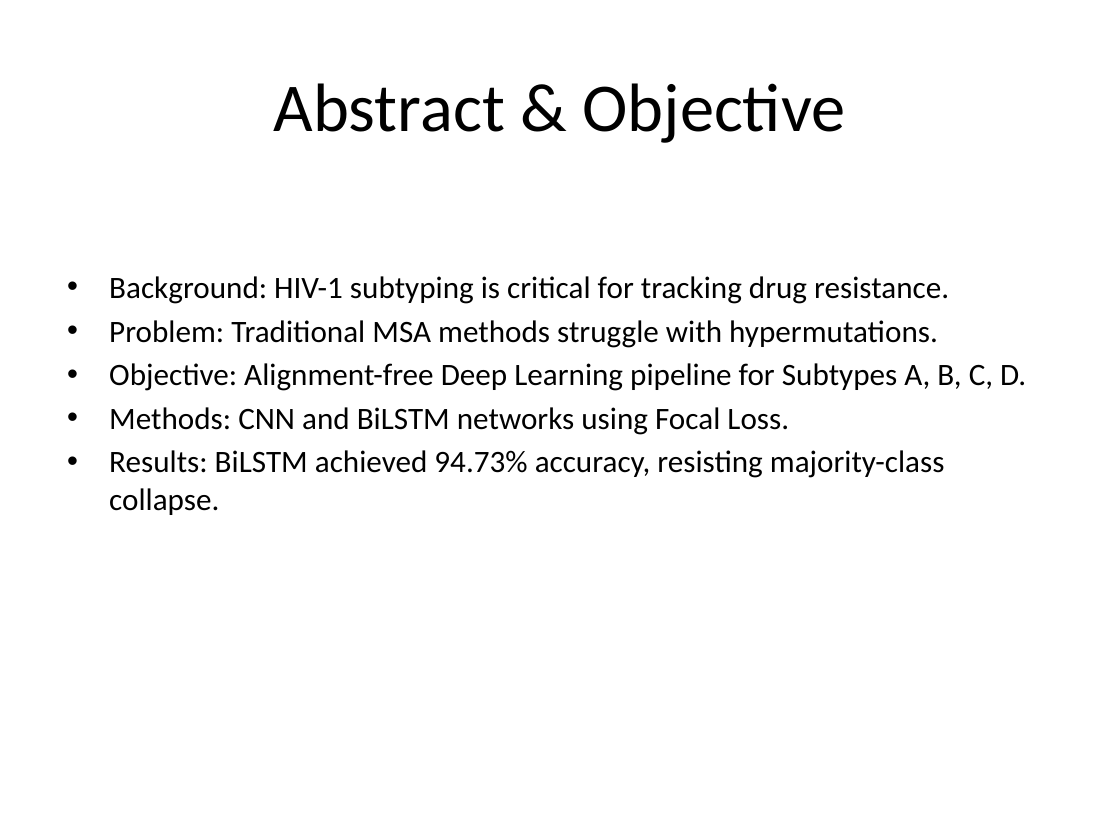
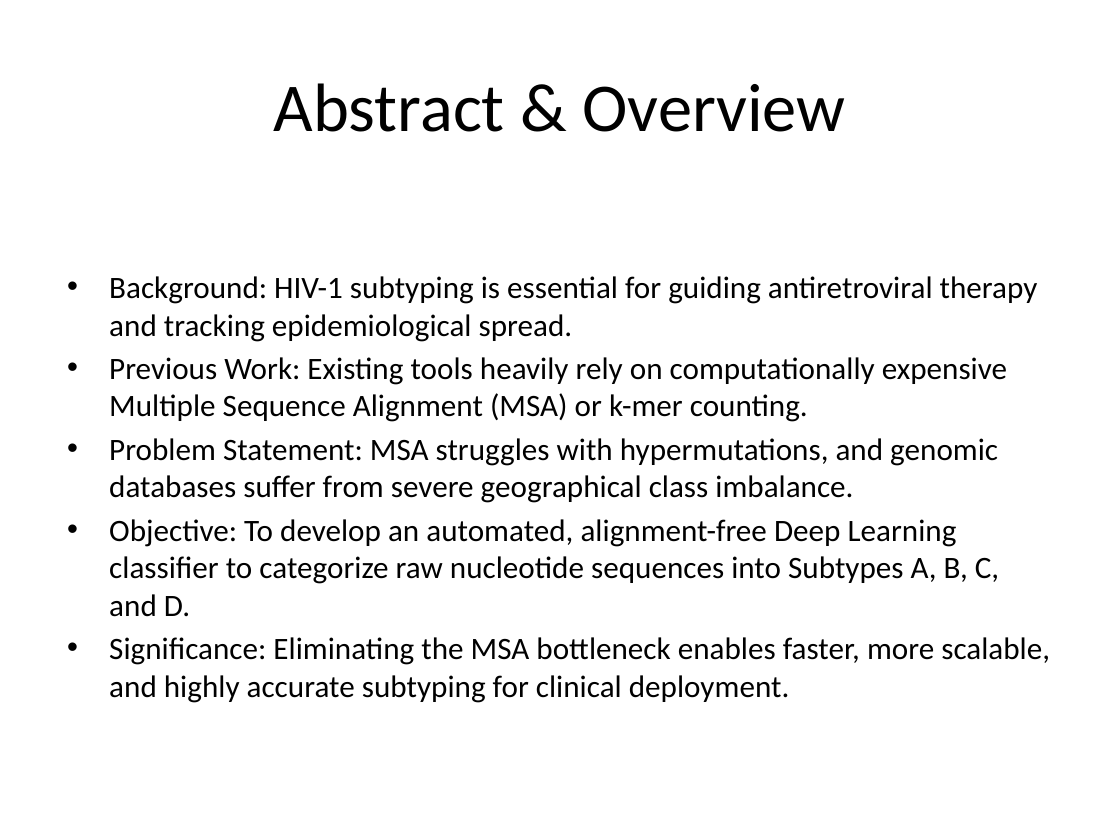
Before and after one commit to JNagawa/HIV_subtype_classifier_DeepLearning, a slide deck: slide 2 of reports/presentation.pptx. Drawn at 1120x840 pixels with LibreOffice and Linux fonts; fonts in the diff are those of the drawing. Boxes give left, top, right and bottom in pixels: in the first picture for what was removed or moved away, otherwise in the second. Text is boxed around its words. In the diff, an @@ line names an element or a change of style, - is before the commit and + after.

Commit message:
Consolidate presentation and report files to original names

```diff
--- a/reports/presentation.pptx
+++ b/reports/presentation.pptx
@@ title at (274, 83, 845, 132): text changed @@
-Abstract & Objective
+Abstract & Overview
@@ text at (109, 276, 1050, 703): text changed @@
-• Background: HIV-1 subtyping is critical for tracking drug resistance.
-• Problem: Traditional MSA methods struggle with hypermutations.
-• Objective: Alignment-free Deep Learning pipeline for Subtypes A, B, C, D.
-• Methods: CNN and BiLSTM networks using Focal Loss.
-• Results: BiLSTM achieved 94.73% accuracy, resisting majority-class collapse.
+• Background: HIV-1 subtyping is essential for guiding antiretroviral therapy and tracking epidemiological spread.
+• Previous Work: Existing tools heavily rely on computationally expensive Multiple Sequence Alignment (MSA) or k-mer counting.
+• Problem Statement: MSA struggles with hypermutations, and genomic databases suffer from severe geographical class imbalance.
+• Objective: To develop an automated, alignment-free Deep Learning classifier to categorize raw nucleotide sequences into Subtypes A, B, C, and D.
+• Significance: Eliminating the MSA bottleneck enables faster, more scalable, and highly accurate subtyping for clinical deployment.
```
Also in this commit, not shown: 6 other files.
